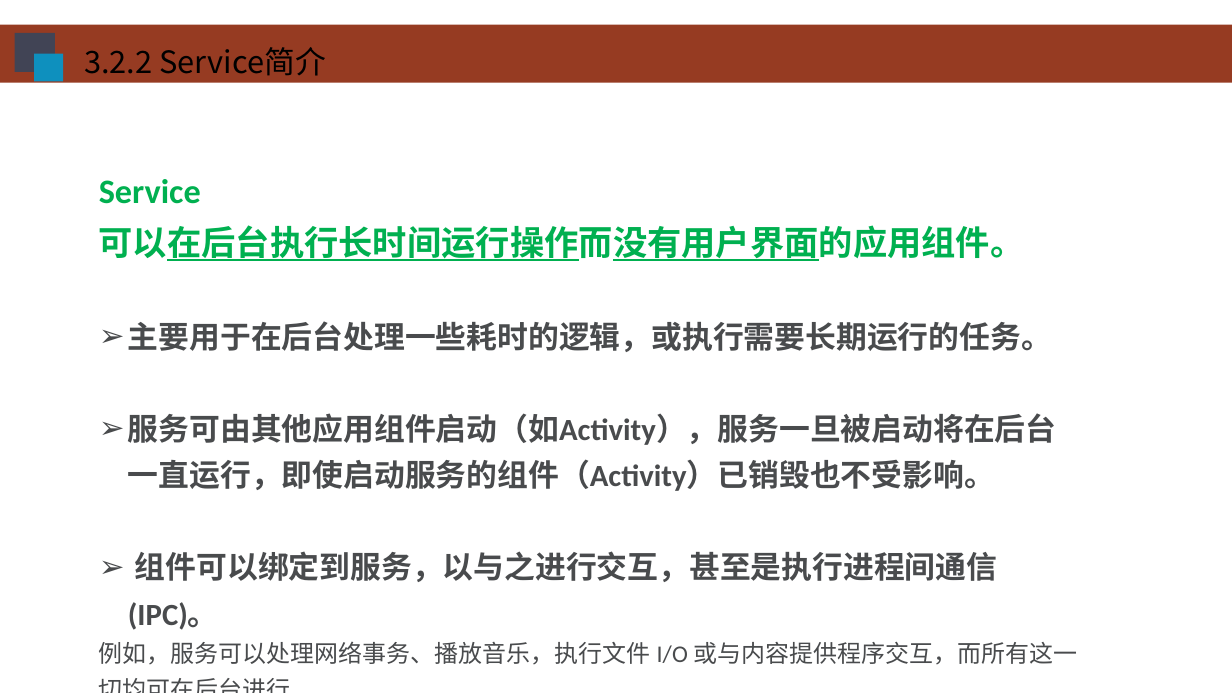
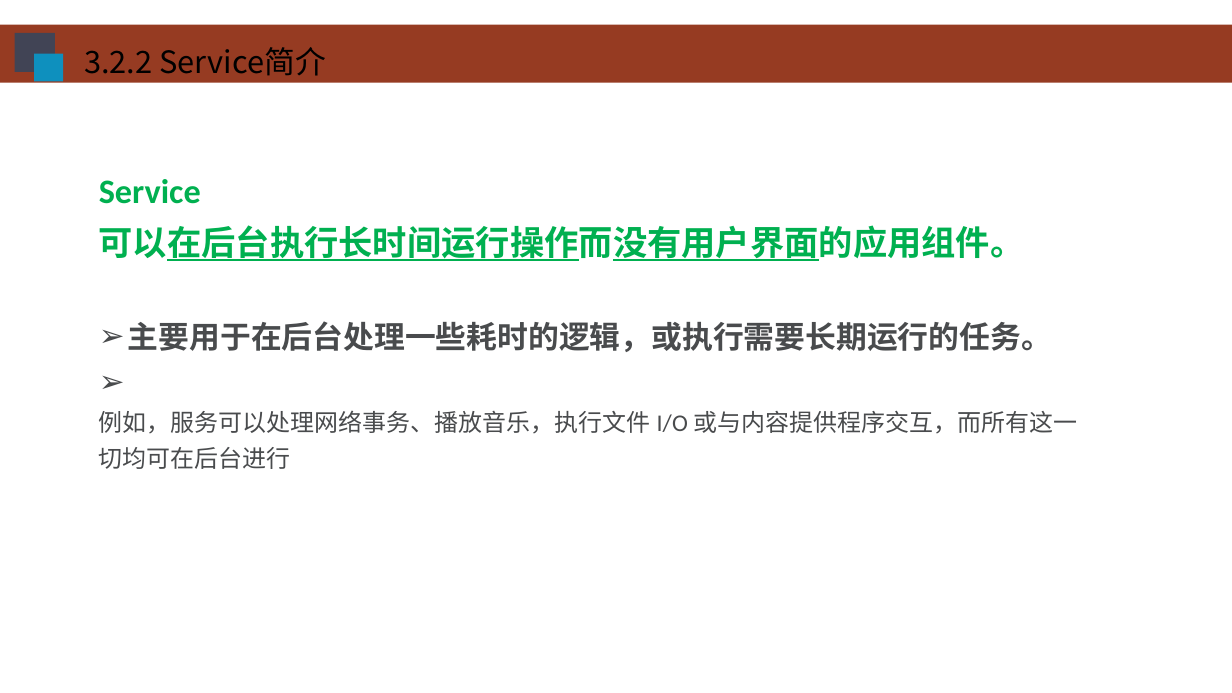
Before and after one commit to HBU/Android-PPT, a slide deck: slide 23 of 04.0 -- 整体架构 -- 第03章.ppt. Drawn at 1232x693 pixels with LibreOffice and Linux fonts; fonts in the diff are those of the drawing; background and template pictures are left out. Boxes give left, top, right and bottom in pixels: in the first picture for what was removed or moved away, otherwise in the second. Text is boxed around its words. In the diff, an @@ line names an element or a change of style, - is before the commit and + after.

```diff
--- a/04.0 -- 整体架构 -- 第03章.ppt
+++ b/04.0 -- 整体架构 -- 第03章.ppt
@@ text at (128,413,1057,630): paragraphs removed @@
-➢ 服务可由其他应用组件启动（如Activity），服务一旦被启动将在后台一直运行，即使启动服务的组件（Activity）已销毁也不受影响。
-➢ 组件可以绑定到服务，以与之进行交互，甚至是执行进程间通信 (IPC)。
```
Also in this commit, not shown: 3 other slides changed, 1 other file.
